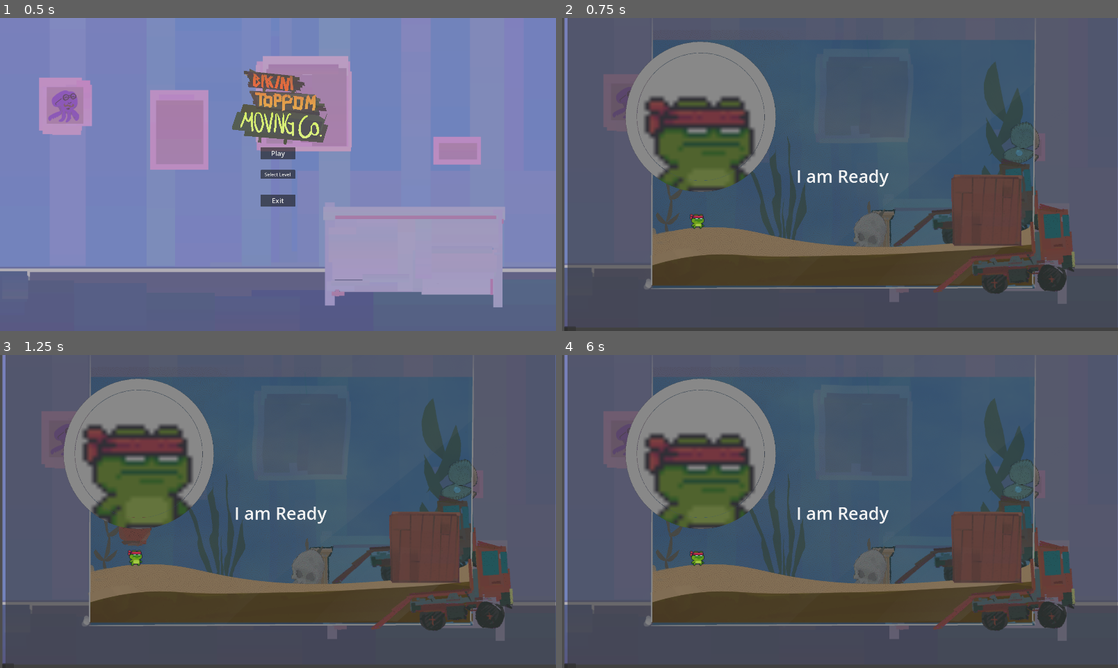
Above: before the commit, frames 1-4 (two rows, left to right).
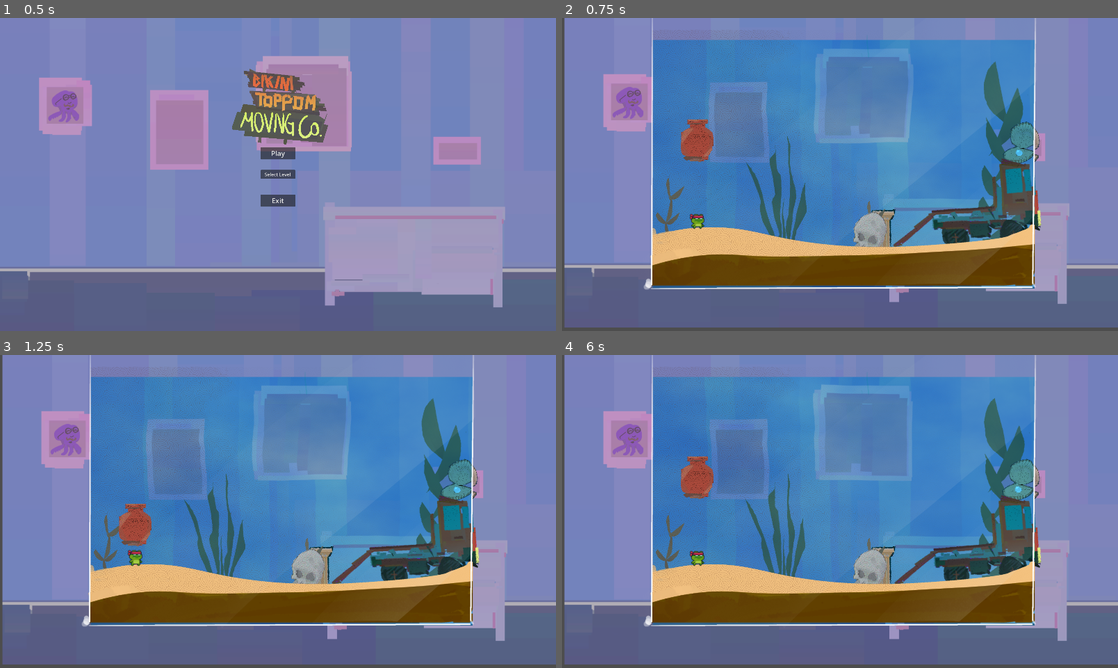
Above: after the commit, the same moments.

Repository: pR1smPrime/BikiniTop25
Game: Godot game, scene res://bikini_toppem_moving_service.tscn
Same seed, same stepped clock (60 frames per second), same inputs: the game is played once before the commit and once after it. The engine's default icon, where the game draws it, is replaced by a stand-in: a white triangle on a blue panel in a dark square.
Inputs (mouse positions are in pixels of both pictures, inside the frame that each line leads up to):
- Up to frame 1 (0.5 s): no input
- Up to frame 2 (0.75 s): click "Play" at 0.5 s
- Up to frame 3 (1.25 s): no input
- Up to frame 4 (6 s): click (840, 511) at 1.25 s, where only the run before the commit has a clickable "I am Ready"; move the mouse to (962, 495) at 2.02 s; press the mouse at (962, 495) at 2.03 s; hold D (right) 2.03-3.53 s; tap W (jump) at 2.27, 3.02, 4.52, 5.27 s; move the mouse to (728, 527) at 2.77 s; release the mouse at (728, 527) at 2.78 s; click (728, 527) at 2.85 s; move the mouse to (895, 442) at 3.52 s; press the mouse at (895, 442) at 3.53 s; hold A (left) 3.53-4.28 s; move the mouse to (812, 574) at 4.27 s; release the mouse at (812, 574) at 4.28 s; hold D (right) 4.28-5.75 s; click (812, 574) at 4.35 s; move the mouse to (1006, 558) at 5.02 s; press the mouse at (1006, 558) at 5.03 s; tap Escape (pause) at 5.65 s; release the mouse at (1006, 558) at 5.75 s; click "Retry" at 5.75 s

Frame 1 is identical in both runs. In frame 2, 95% of the frame differs, in the area x 0-100%, y 0-100%; in frame 3, 95%; in frame 4, 95%.

Commit message:
Customer modified

Diff:
--- a/scenes/Charakters/FrogClipping.tscn
+++ b/scenes/Charakters/FrogClipping.tscn
@@ -1,36 +1,7 @@
-[gd_scene load_steps=47 format=3 uid="uid://foaofi1p2uax"]
+[gd_scene load_steps=15 format=3 uid="uid://foaofi1p2uax"]
 
 [ext_resource type="Texture2D" uid="uid://dklhyranl48uh" path="res://assets/art/circle.png" id="1_2q1to"]
 [ext_resource type="Texture2D" uid="uid://b67ws0fndrjs2" path="res://assets/art/spritesPlayer/ninja_Frog/Idle (32x32).png" id="2_wctml"]
-[ext_resource type="Texture2D" uid="uid://edhyfvfkurm8" path="res://assets/art/Customer/body Idle/Kunde_Idle-1.png" id="3_ue2u7"]
-[ext_resource type="Texture2D" uid="uid://cqww4m3xh2wtk" path="res://assets/art/Customer/body Idle/Kunde_Idle-2.png" id="4_cear1"]
-[ext_resource type="Texture2D" uid="uid://dupew6it7ug6h" path="res://assets/art/Customer/body Idle/Kunde_Idle-3.png" id="5_4kb1y"]
-[ext_resource type="Texture2D" uid="uid://du2d1y0parg6b" path="res://assets/art/Customer/body Idle/Kunde_Idle-4.png" id="6_vqe0g"]
-[ext_resource type="Texture2D" uid="uid://d1x3hpe6mml31" path="res://assets/art/Customer/Eyes angery/Kunde_augen_wuetend-1.png" id="7_qh1pn"]
-[ext_resource type="Texture2D" uid="uid://bljog600yfh3k" path="res://assets/art/Customer/Eyes angery/Kunde_augen_wuetend-2.png" id="8_ttxye"]
-[ext_resource type="Texture2D" uid="uid://bxjjarkn6tk3v" path="res://assets/art/Customer/Eyes angery/Kunde_augen_wuetend-3.png" id="9_i3clx"]
-[ext_resource type="Texture2D" uid="uid://cy4hthquu0m4q" path="res://assets/art/Customer/Eyes happy/Kunde_augen_happy-1.png" id="10_ykpjc"]
-[ext_resource type="Texture2D" uid="uid://urudx56sdfxj" path="res://assets/art/Customer/Eyes happy/Kunde_augen_happy-2.png" id="11_bd1b0"]
-[ext_resource type="Texture2D" uid="uid://c3vwwybg16hej" path="res://assets/art/Customer/Eyes happy/Kunde_augen_happy-3.png" id="12_xyhr7"]
-[ext_resource type="Texture2D" uid="uid://3jgvsa8j7yki" path="res://assets/art/Customer/Eyes happy/Kunde_augen_happy-4.png" id="13_2neec"]
-[ext_resource type="Texture2D" uid="uid://bse8mk0w4hpla" path="res://assets/art/Customer/Eyes blink/kunde_blinzelt-1.png" id="14_435w3"]
-[ext_resource type="Texture2D" uid="uid://biuc1rt7e27wh" path="res://assets/art/Customer/Eyes blink/kunde_blinzelt-2.png" id="15_pe0vq"]
-[ext_resource type="Texture2D" uid="uid://bur5kh04koo3g" path="res://assets/art/Customer/Eyes blink/kunde_blinzelt-3.png" id="16_u3pw7"]
-[ext_resource type="Texture2D" uid="uid://cg30dfveb0527" path="res://assets/art/Customer/Eyes blink/kunde_blinzelt-4.png" id="17_c24by"]
-[ext_resource type="Texture2D" uid="uid://cr0j1cjutq8p7" path="res://assets/art/Customer/Eyes blink/kunde_blinzelt-5.png" id="18_qko67"]
-[ext_resource type="Texture2D" uid="uid://c4jyf1g3ms8so" path="res://assets/art/Customer/Eyes blink/kunde_blinzelt-6.png" id="19_qs52i"]
-[ext_resource type="Texture2D" uid="uid://culec1vkhgafp" path="res://assets/art/Customer/Mouth angry/Kunde_Spricht-1.png" id="20_amywe"]
-[ext_resource type="Texture2D" uid="uid://d3628ra1c75fv" path="res://assets/art/Customer/Mouth angry/Kunde_Spricht-2.png" id="21_xpld6"]
-[ext_resource type="Texture2D" uid="uid://cjehs18y8st6r" path="res://assets/art/Customer/Mouth idle/Kunde_Idle-1.png" id="22_1f00o"]
-[ext_resource type="Texture2D" uid="uid://dp31022yup0fk" path="res://assets/art/Customer/Mouth idle/Kunde_Idle-2.png" id="23_xr2g5"]
-[ext_resource type="Texture2D" uid="uid://bj3nu7h8cx16w" path="res://assets/art/Customer/Mouth idle/Kunde_Idle-3.png" id="24_8y01v"]
-[ext_resource type="Texture2D" uid="uid://rep4uckf1cjc" path="res://assets/art/Customer/Mouth idle/Kunde_Idle-4.png" id="25_cembc"]
-[ext_resource type="Texture2D" uid="uid://beo2332cwt2s7" path="res://assets/art/Customer/Mouth idle/Kunde_Idle-5.png" id="26_f35vb"]
-[ext_resource type="Texture2D" uid="uid://b6hok2b8cv7vn" path="res://assets/art/Customer/Mouth talking/Kunde_Spricht-1.png" id="27_8lvof"]
-[ext_resource type="Texture2D" uid="uid://bdteq5katv0cg" path="res://assets/art/Customer/Mouth talking/Kunde_Spricht-2.png" id="28_fjwts"]
-[ext_resource type="Texture2D" uid="uid://ccn1htvgegmxi" path="res://assets/art/Customer/Mouth talking/Kunde_Spricht-3.png" id="29_2y3bl"]
-[ext_resource type="Texture2D" uid="uid://18x2lchr4wnu" path="res://assets/art/Customer/Mouth talking/Kunde_Spricht-4.png" id="30_86bk1"]
-[ext_resource type="Texture2D" uid="uid://ccbiqtv6b7t4p" path="res://assets/art/Customer/Mouth talking/Kunde_Spricht-5.png" id="31_msdow"]
 
 [sub_resource type="AtlasTexture" id="AtlasTexture_i4myg"]
 atlas = ExtResource("2_wctml")
@@ -117,140 +88,10 @@
 "speed": 10.0
 }]
 
-[sub_resource type="SpriteFrames" id="SpriteFrames_2hyio"]
-animations = [{
-"frames": [{
-"duration": 1.0,
-"texture": ExtResource("3_ue2u7")
-}, {
-"duration": 1.0,
-"texture": ExtResource("4_cear1")
-}, {
-"duration": 1.0,
-"texture": ExtResource("5_4kb1y")
-}, {
-"duration": 1.0,
-"texture": ExtResource("6_vqe0g")
-}],
-"loop": true,
-"name": &"idle",
-"speed": 5.0
-}]
-
-[sub_resource type="SpriteFrames" id="SpriteFrames_tj8ds"]
-animations = [{
-"frames": [{
-"duration": 1.0,
-"texture": ExtResource("7_qh1pn")
-}, {
-"duration": 1.0,
-"texture": ExtResource("8_ttxye")
-}, {
-"duration": 1.0,
-"texture": ExtResource("9_i3clx")
-}],
-"loop": true,
-"name": &"eyes_angry",
-"speed": 8.0
-}, {
-"frames": [{
-"duration": 1.0,
-"texture": ExtResource("10_ykpjc")
-}, {
-"duration": 1.0,
-"texture": ExtResource("11_bd1b0")
-}, {
-"duration": 1.0,
-"texture": ExtResource("12_xyhr7")
-}, {
-"duration": 1.0,
-"texture": ExtResource("13_2neec")
-}],
-"loop": true,
-"name": &"eyes_happy",
-"speed": 5.0
-}, {
-"frames": [{
-"duration": 1.0,
-"texture": ExtResource("14_435w3")
-}, {
-"duration": 1.0,
-"texture": ExtResource("15_pe0vq")
-}, {
-"duration": 1.0,
-"texture": ExtResource("16_u3pw7")
-}, {
-"duration": 1.0,
-"texture": ExtResource("17_c24by")
-}, {
-"duration": 1.0,
-"texture": ExtResource("18_qko67")
-}, {
-"duration": 1.0,
-"texture": ExtResource("19_qs52i")
-}],
-"loop": true,
-"name": &"eyes_idle",
-"speed": 2.0
-}]
-
-[sub_resource type="SpriteFrames" id="SpriteFrames_yk5yb"]
-animations = [{
-"frames": [{
-"duration": 1.0,
-"texture": ExtResource("20_amywe")
-}, {
-"duration": 1.0,
-"texture": ExtResource("21_xpld6")
-}],
-"loop": true,
-"name": &"customer_mouthAngry",
-"speed": 5.0
-}, {
-"frames": [{
-"duration": 1.0,
-"texture": ExtResource("22_1f00o")
-}, {
-"duration": 1.0,
-"texture": ExtResource("23_xr2g5")
-}, {
-"duration": 1.0,
-"texture": ExtResource("24_8y01v")
-}, {
-"duration": 1.0,
-"texture": ExtResource("25_cembc")
-}, {
-"duration": 1.0,
-"texture": ExtResource("26_f35vb")
-}],
-"loop": true,
-"name": &"customer_mouthIdle",
-"speed": 5.0
-}, {
-"frames": [{
-"duration": 1.0,
-"texture": ExtResource("27_8lvof")
-}, {
-"duration": 1.0,
-"texture": ExtResource("28_fjwts")
-}, {
-"duration": 1.0,
-"texture": ExtResource("29_2y3bl")
-}, {
-"duration": 1.0,
-"texture": ExtResource("30_86bk1")
-}, {
-"duration": 1.0,
-"texture": ExtResource("31_msdow")
-}],
-"loop": true,
-"name": &"customer_talking",
-"speed": 5.0
-}]
-
 [node name="Scene" type="Node2D"]
 
 [node name="Circle" type="Sprite2D" parent="."]
+self_modulate = Color(0.286275, 0.231373, 1, 1)
 clip_children = 2
 position = Vector2(962, 539)
 texture = ExtResource("1_2q1to")
@@ -260,23 +101,4 @@
 scale = Vector2(16.3594, 15.5)
 sprite_frames = SubResource("SpriteFrames_h3du3")
 autoplay = "default"
-frame_progress = 0.429041
-
-[node name="customer_base" type="AnimatedSprite2D" parent="."]
-position = Vector2(217, 292)
-sprite_frames = SubResource("SpriteFrames_2hyio")
-animation = &"idle"
-autoplay = "idle"
-frame_progress = 0.805803
-
-[node name="customer_eyes" type="AnimatedSprite2D" parent="customer_base"]
-sprite_frames = SubResource("SpriteFrames_tj8ds")
-animation = &"eyes_angry"
-autoplay = "eyes_idle"
-frame_progress = 0.685217
-
-[node name="customer_mouth" type="AnimatedSprite2D" parent="customer_base"]
-sprite_frames = SubResource("SpriteFrames_yk5yb")
-animation = &"customer_mouthAngry"
-autoplay = "customer_mouthIdle"
-frame_progress = 0.355866
+frame_progress = 0.84429
--- /dev/null
+++ b/scenes/Charakters/customer_circle.tscn
@@ -0,0 +1,192 @@
+[gd_scene load_steps=34 format=3 uid="uid://bjobche7h23v4"]
+
+[ext_resource type="Texture2D" uid="uid://dklhyranl48uh" path="res://assets/art/circle.png" id="1_7u3nx"]
+[ext_resource type="Texture2D" uid="uid://edhyfvfkurm8" path="res://assets/art/Customer/body Idle/Kunde_Idle-1.png" id="2_ufq3e"]
+[ext_resource type="Texture2D" uid="uid://cqww4m3xh2wtk" path="res://assets/art/Customer/body Idle/Kunde_Idle-2.png" id="3_mjojf"]
+[ext_resource type="Texture2D" uid="uid://dupew6it7ug6h" path="res://assets/art/Customer/body Idle/Kunde_Idle-3.png" id="4_2sym1"]
+[ext_resource type="Texture2D" uid="uid://du2d1y0parg6b" path="res://assets/art/Customer/body Idle/Kunde_Idle-4.png" id="5_x8kfn"]
+[ext_resource type="Texture2D" uid="uid://d1x3hpe6mml31" path="res://assets/art/Customer/Eyes angery/Kunde_augen_wuetend-1.png" id="6_v3l22"]
+[ext_resource type="Texture2D" uid="uid://bljog600yfh3k" path="res://assets/art/Customer/Eyes angery/Kunde_augen_wuetend-2.png" id="7_1pamr"]
+[ext_resource type="Texture2D" uid="uid://bxjjarkn6tk3v" path="res://assets/art/Customer/Eyes angery/Kunde_augen_wuetend-3.png" id="8_1qxxy"]
+[ext_resource type="Texture2D" uid="uid://cy4hthquu0m4q" path="res://assets/art/Customer/Eyes happy/Kunde_augen_happy-1.png" id="9_8xfys"]
+[ext_resource type="Texture2D" uid="uid://urudx56sdfxj" path="res://assets/art/Customer/Eyes happy/Kunde_augen_happy-2.png" id="10_3mepa"]
+[ext_resource type="Texture2D" uid="uid://c3vwwybg16hej" path="res://assets/art/Customer/Eyes happy/Kunde_augen_happy-3.png" id="11_ea2nj"]
+[ext_resource type="Texture2D" uid="uid://3jgvsa8j7yki" path="res://assets/art/Customer/Eyes happy/Kunde_augen_happy-4.png" id="12_8b6rx"]
+[ext_resource type="Texture2D" uid="uid://bse8mk0w4hpla" path="res://assets/art/Customer/Eyes blink/kunde_blinzelt-1.png" id="13_w3hiv"]
+[ext_resource type="Texture2D" uid="uid://biuc1rt7e27wh" path="res://assets/art/Customer/Eyes blink/kunde_blinzelt-2.png" id="14_otcho"]
+[ext_resource type="Texture2D" uid="uid://bur5kh04koo3g" path="res://assets/art/Customer/Eyes blink/kunde_blinzelt-3.png" id="15_3xdl7"]
+[ext_resource type="Texture2D" uid="uid://cg30dfveb0527" path="res://assets/art/Customer/Eyes blink/kunde_blinzelt-4.png" id="16_lsrpe"]
+[ext_resource type="Texture2D" uid="uid://cr0j1cjutq8p7" path="res://assets/art/Customer/Eyes blink/kunde_blinzelt-5.png" id="17_6ycgx"]
+[ext_resource type="Texture2D" uid="uid://c4jyf1g3ms8so" path="res://assets/art/Customer/Eyes blink/kunde_blinzelt-6.png" id="18_j2ygo"]
+[ext_resource type="Texture2D" uid="uid://culec1vkhgafp" path="res://assets/art/Customer/Mouth angry/Kunde_Spricht-1.png" id="19_hr15k"]
+[ext_resource type="Texture2D" uid="uid://d3628ra1c75fv" path="res://assets/art/Customer/Mouth angry/Kunde_Spricht-2.png" id="20_67yvr"]
+[ext_resource type="Texture2D" uid="uid://cjehs18y8st6r" path="res://assets/art/Customer/Mouth idle/Kunde_Idle-1.png" id="21_f18s4"]
+[ext_resource type="Texture2D" uid="uid://dp31022yup0fk" path="res://assets/art/Customer/Mouth idle/Kunde_Idle-2.png" id="22_4tvat"]
+[ext_resource type="Texture2D" uid="uid://bj3nu7h8cx16w" path="res://assets/art/Customer/Mouth idle/Kunde_Idle-3.png" id="23_gbifw"]
+[ext_resource type="Texture2D" uid="uid://rep4uckf1cjc" path="res://assets/art/Customer/Mouth idle/Kunde_Idle-4.png" id="24_g6g7l"]
+[ext_resource type="Texture2D" uid="uid://beo2332cwt2s7" path="res://assets/art/Customer/Mouth idle/Kunde_Idle-5.png" id="25_hfguq"]
+[ext_resource type="Texture2D" uid="uid://b6hok2b8cv7vn" path="res://assets/art/Customer/Mouth talking/Kunde_Spricht-1.png" id="26_0cyy7"]
+[ext_resource type="Texture2D" uid="uid://bdteq5katv0cg" path="res://assets/art/Customer/Mouth talking/Kunde_Spricht-2.png" id="27_17et0"]
+[ext_resource type="Texture2D" uid="uid://ccn1htvgegmxi" path="res://assets/art/Customer/Mouth talking/Kunde_Spricht-3.png" id="28_1o72i"]
+[ext_resource type="Texture2D" uid="uid://18x2lchr4wnu" path="res://assets/art/Customer/Mouth talking/Kunde_Spricht-4.png" id="29_jlehe"]
+[ext_resource type="Texture2D" uid="uid://ccbiqtv6b7t4p" path="res://assets/art/Customer/Mouth talking/Kunde_Spricht-5.png" id="30_psnq0"]
+
+[sub_resource type="SpriteFrames" id="SpriteFrames_2hyio"]
+animations = [{
+"frames": [{
+"duration": 1.0,
+"texture": ExtResource("2_ufq3e")
+}, {
+"duration": 1.0,
+"texture": ExtResource("3_mjojf")
+}, {
+"duration": 1.0,
+"texture": ExtResource("4_2sym1")
+}, {
+"duration": 1.0,
+"texture": ExtResource("5_x8kfn")
+}],
+"loop": true,
+"name": &"idle",
+"speed": 5.0
+}]
+
+[sub_resource type="SpriteFrames" id="SpriteFrames_tj8ds"]
+animations = [{
+"frames": [{
+"duration": 1.0,
+"texture": ExtResource("6_v3l22")
+}, {
+"duration": 1.0,
+"texture": ExtResource("7_1pamr")
+}, {
+"duration": 1.0,
+"texture": ExtResource("8_1qxxy")
+}],
+"loop": true,
+"name": &"eyes_angry",
+"speed": 8.0
+}, {
+"frames": [{
+"duration": 1.0,
+"texture": ExtResource("9_8xfys")
+}, {
+"duration": 1.0,
+"texture": ExtResource("10_3mepa")
+}, {
+"duration": 1.0,
+"texture": ExtResource("11_ea2nj")
+}, {
+"duration": 1.0,
+"texture": ExtResource("12_8b6rx")
+}],
+"loop": true,
+"name": &"eyes_happy",
+"speed": 5.0
+}, {
+"frames": [{
+"duration": 1.0,
+"texture": ExtResource("13_w3hiv")
+}, {
+"duration": 1.0,
+"texture": ExtResource("14_otcho")
+}, {
+"duration": 1.0,
+"texture": ExtResource("15_3xdl7")
+}, {
+"duration": 1.0,
+"texture": ExtResource("16_lsrpe")
+}, {
+"duration": 1.0,
+"texture": ExtResource("17_6ycgx")
+}, {
+"duration": 1.0,
+"texture": ExtResource("18_j2ygo")
+}],
+"loop": true,
+"name": &"eyes_idle",
+"speed": 2.0
+}]
+
+[sub_resource type="SpriteFrames" id="SpriteFrames_yk5yb"]
+animations = [{
+"frames": [{
+"duration": 1.0,
+"texture": ExtResource("19_hr15k")
+}, {
+"duration": 1.0,
+"texture": ExtResource("20_67yvr")
+}],
+"loop": true,
+"name": &"customer_mouthAngry",
+"speed": 5.0
+}, {
+"frames": [{
+"duration": 1.0,
+"texture": ExtResource("21_f18s4")
+}, {
+"duration": 1.0,
+"texture": ExtResource("22_4tvat")
+}, {
+"duration": 1.0,
+"texture": ExtResource("23_gbifw")
+}, {
+"duration": 1.0,
+"texture": ExtResource("24_g6g7l")
+}, {
+"duration": 1.0,
+"texture": ExtResource("25_hfguq")
+}],
+"loop": true,
+"name": &"customer_mouthIdle",
+"speed": 5.0
+}, {
+"frames": [{
+"duration": 1.0,
+"texture": ExtResource("26_0cyy7")
+}, {
+"duration": 1.0,
+"texture": ExtResource("27_17et0")
+}, {
+"duration": 1.0,
+"texture": ExtResource("28_1o72i")
+}, {
+"duration": 1.0,
+"texture": ExtResource("29_jlehe")
+}, {
+"duration": 1.0,
+"texture": ExtResource("30_psnq0")
+}],
+"loop": true,
+"name": &"customer_talking",
+"speed": 5.0
+}]
+
+[node name="CustomerCircle" type="Sprite2D"]
+self_modulate = Color(0.831373, 0.419608, 0.247059, 1)
+clip_children = 2
+position = Vector2(299.5, 709.5)
+scale = Vector2(0.8, 0.8)
+texture = ExtResource("1_7u3nx")
+
+[node name="customer_base" type="AnimatedSprite2D" parent="."]
+position = Vector2(-10, 30)
+sprite_frames = SubResource("SpriteFrames_2hyio")
+animation = &"idle"
+autoplay = "idle"
+frame_progress = 0.173029
+flip_h = true
+
+[node name="customer_eyes" type="AnimatedSprite2D" parent="customer_base"]
+sprite_frames = SubResource("SpriteFrames_tj8ds")
+animation = &"eyes_angry"
+autoplay = "eyes_idle"
+frame_progress = 0.938136
+flip_h = true
+
+[node name="customer_mouth" type="AnimatedSprite2D" parent="customer_base"]
+sprite_frames = SubResource("SpriteFrames_yk5yb")
+animation = &"customer_mouthIdle"
+autoplay = "customer_mouthIdle"
+frame_progress = 0.410717
+flip_h = true
--- a/scenes/levels/level2.tscn
+++ b/scenes/levels/level2.tscn
@@ -1,5 +1,6 @@
-[gd_scene load_steps=12 format=3 uid="uid://cj3cua1qlwawx"]
+[gd_scene load_steps=14 format=3 uid="uid://cj3cua1qlwawx"]
 
+[ext_resource type="PackedScene" uid="uid://bjobche7h23v4" path="res://scenes/Charakters/customer_circle.tscn" id="1_njap8"]
 [ext_resource type="PackedScene" uid="uid://bb7t2rtlp7sku" path="res://scenes/levels/groundBase.tscn" id="1_ugtyb"]
 [ext_resource type="PackedScene" uid="uid://hph0vdl7puii" path="res://scenes/player/player.tscn" id="2_edvee"]
 [ext_resource type="PackedScene" uid="uid://wio4kqqfaasv" path="res://scenes/movable/movable.tscn" id="3_uadwk"]
@@ -12,7 +13,24 @@
 [ext_resource type="PackedScene" uid="uid://t1qapbdlfqnh" path="res://assets/objects/staticNoCollision/staNoCo_algae2.tscn" id="10_xry4m"]
 [ext_resource type="PackedScene" uid="uid://d2xyedecm45dw" path="res://scenes/pausemenue/pause_menu.tscn" id="11_hknvm"]
 
+[sub_resource type="SystemFont" id="SystemFont_q5ie1"]
+font_names = PackedStringArray("Frank Ruehl CLM")
+
 [node name="Level2" type="Node2D"]
+
+[node name="LabelLevel" type="Label" parent="."]
+z_index = 1
+offset_left = 32.0
+offset_top = -994.0
+offset_right = 266.0
+offset_bottom = -898.0
+theme_override_fonts/font = SubResource("SystemFont_q5ie1")
+theme_override_font_sizes/font_size = 80
+text = "Level 2"
+
+[node name="CustomerCircle" parent="." instance=ExtResource("1_njap8")]
+z_index = 1
+position = Vector2(1754, -159)
 
 [node name="groundBase" parent="." instance=ExtResource("1_ugtyb")]
 
--- a/scenes/pausemenue/pause_menu.tscn
+++ b/scenes/pausemenue/pause_menu.tscn
@@ -71,6 +71,7 @@
 "
 
 [node name="Intro" type="Panel" parent="."]
+visible = false
 offset_right = 40.0
 offset_bottom = 40.0
 
Binary file changed: assets/art/circle.png
